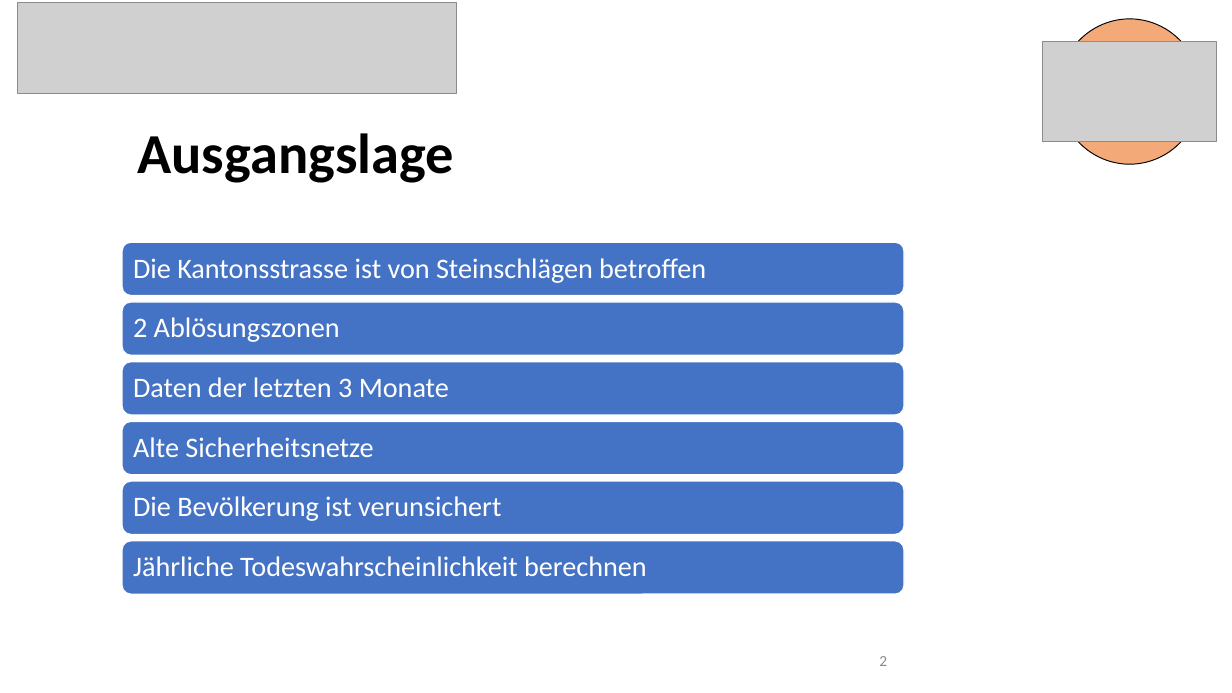
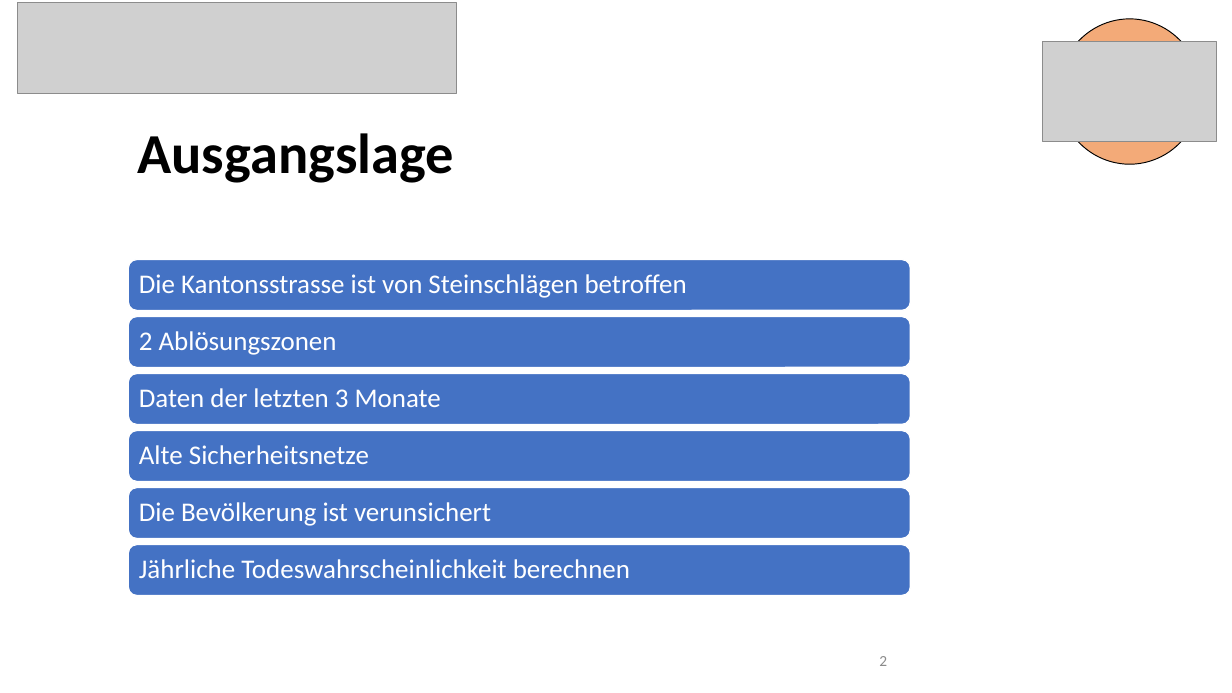
Before and after one commit to 7ben18/FHNW_Steinschlagrisiko, a slide deck: slide 2 of Praesentation/Steinschlagrisiko_Präsentation.pptx. Drawn at 1232x693 pixels with LibreOffice and Linux fonts; fonts in the diff are those of the drawing; grey boxes stand for pictures. Boxes give left, top, right and bottom in pixels: in the first picture for what was removed or moved away, otherwise in the second. Text is boxed around its words. In the diff, an @@ line names an element or a change of style, - is before the commit and + after.

```diff
--- a/Praesentation/Steinschlagrisiko_Präsentation.pptx
+++ b/Praesentation/Steinschlagrisiko_Präsentation.pptx
@@ rounded rectangle: place and size @@
-rounded rectangle at (122,242,904,296)
+rounded rectangle at (128,260,910,311)
@@ size 22 to 21 pt in 6 elements at (139,559,630,578), (139,502,491,526), (139,445,369,464), (139,388,441,407), (139,331,337,355), (139,274,687,298) @@
@@ 2 texts, 1 rounded rectangle: place and size @@
-2 texts, 1 rounded rectangle at (122,258,904,356)
+2 texts, 1 rounded rectangle at (128,274,910,368)
@@ 2 texts, 2 rounded rectangles: place and size @@
-2 texts, 2 rounded rectangles at (122,361,904,475)
+2 texts, 2 rounded rectangles at (128,373,910,482)
@@ rounded rectangle: place and size @@
-rounded rectangle at (122,482,904,535)
+rounded rectangle at (128,488,910,539)
@@ rounded rectangle: place and size @@
-rounded rectangle at (122,541,904,594)
+rounded rectangle at (128,544,910,595)
```
Also in this commit, not shown: 14 other slides changed.
